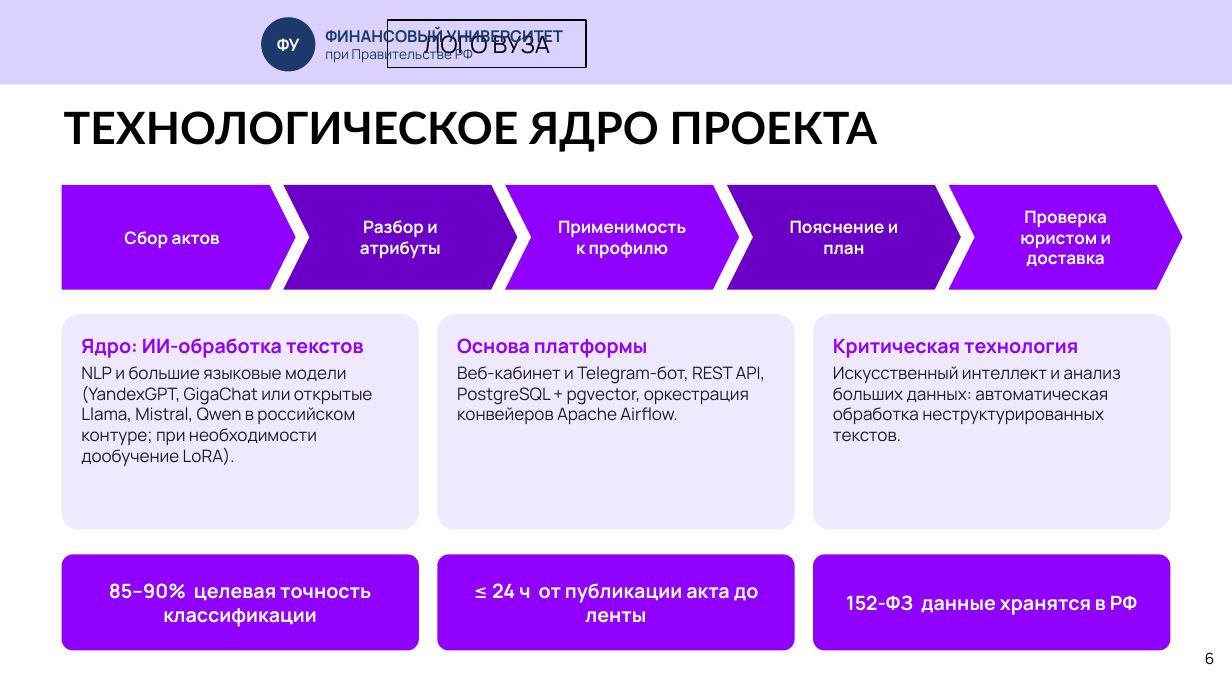
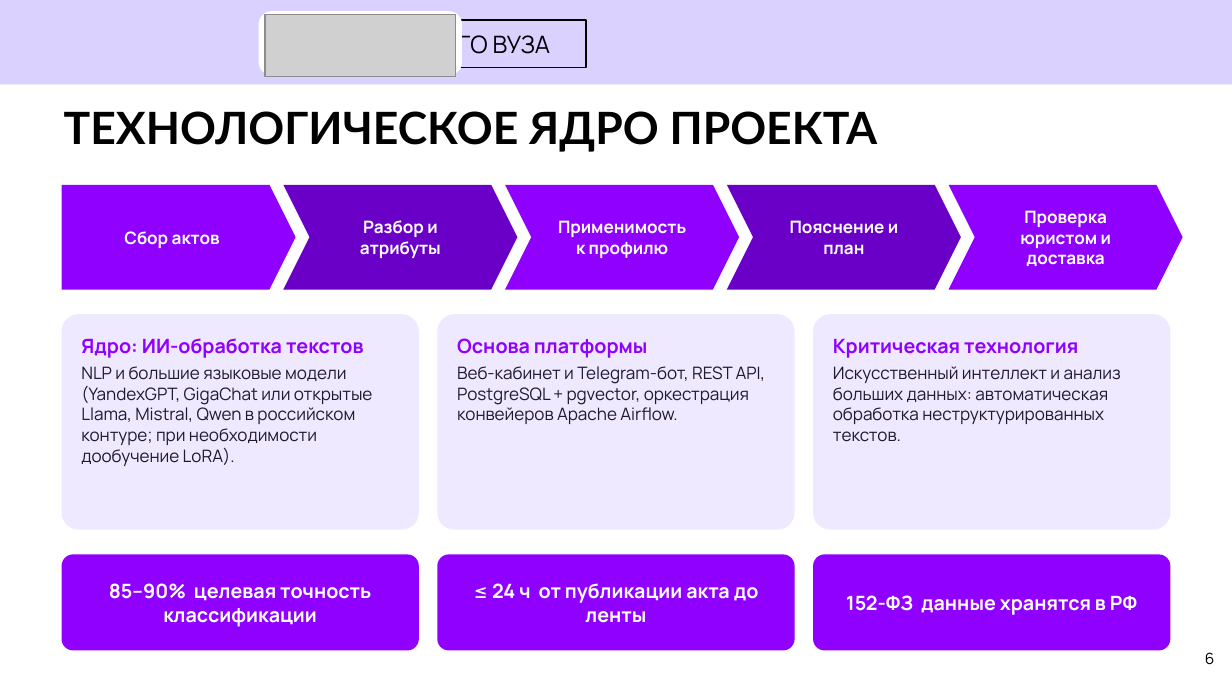
Before and after one commit to antonlerer/lawtracker, a slide deck: slide 6 of Презентация_LawTracker_итоговая.pptx. Drawn at 1232x693 pixels with LibreOffice and Linux fonts; fonts in the diff are those of the drawing; grey boxes stand for pictures; background and template pictures are left out. Boxes give left, top, right and bottom in pixels: in the first picture for what was removed or moved away, otherwise in the second. Text is boxed around its words. In the diff, an @@ line names an element or a change of style, - is before the commit and + after.

```diff
--- a/Презентация_LawTracker_итоговая.pptx
+++ b/Презентация_LawTracker_итоговая.pptx
@@ rounded rectangle added at (259, 11, 462, 75), fill #FFFFFF @@
@@ ellipse removed at (261, 17, 315, 71) @@
-ФУ
@@ picture added at (265, 15, 456, 76) @@
@@ text removed at (325, 27, 563, 64) @@
-ФИНАНСОВЫЙ УНИВЕРСИТЕТ
-при Правительстве РФ
```
Also in this commit, not shown: 16 other slides changed.
